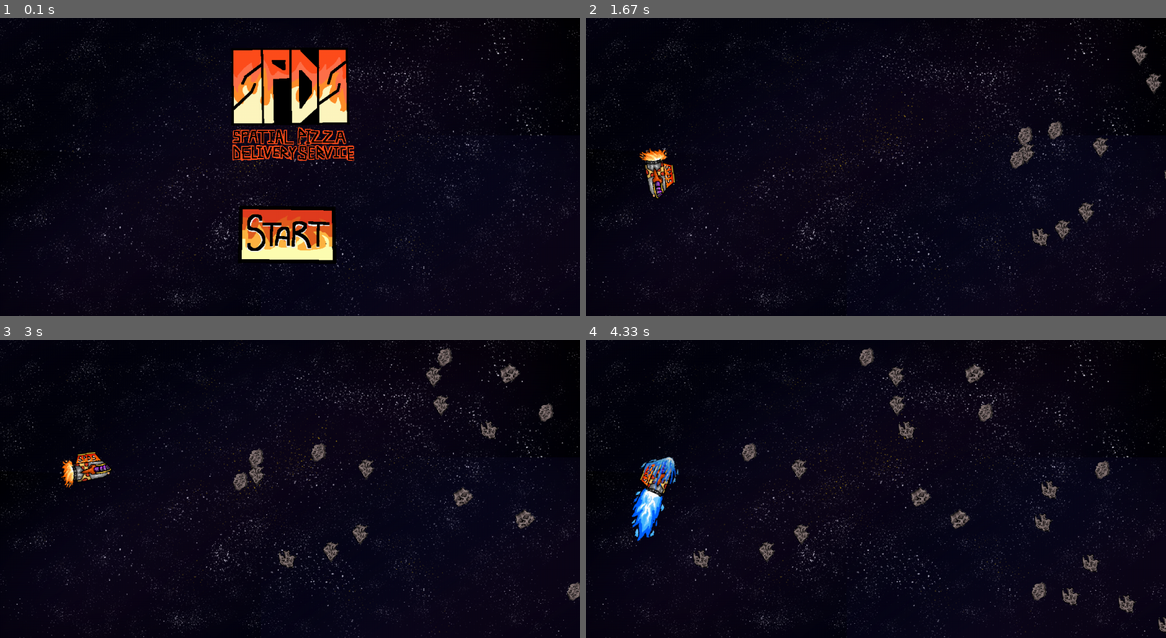
Above: before the commit, frames 1-4 (two rows, left to right).
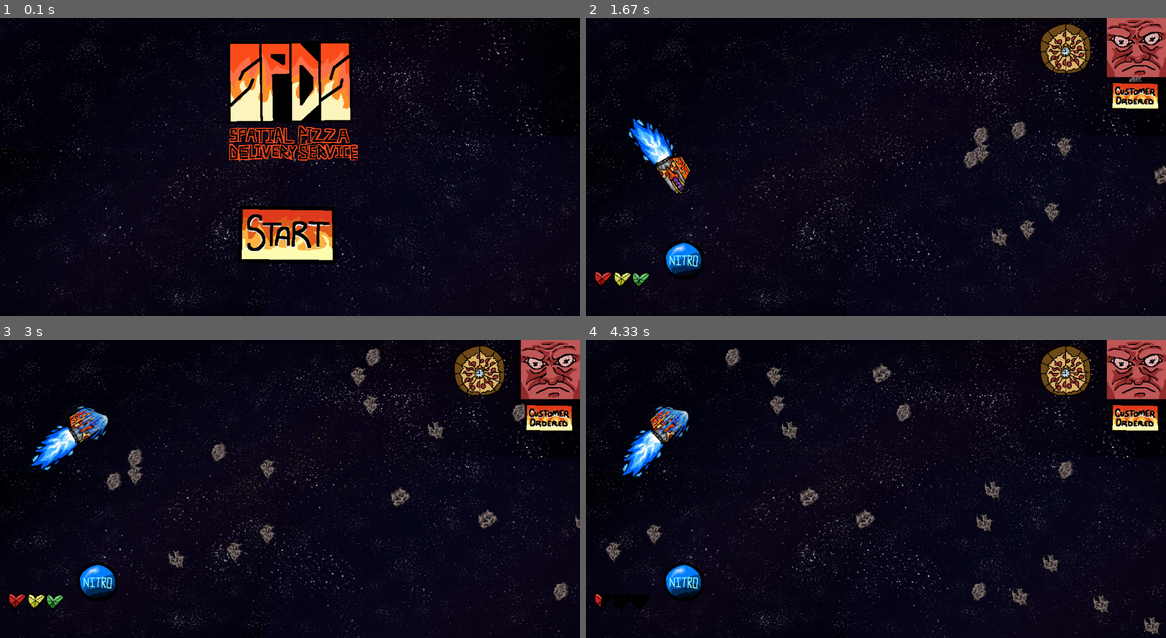
Above: after the commit, the same moments.

Repository: shar1738/SPDS-Pygame
Game: pygame game, started from main.py
The game is run twice, just before and just after one commit, with the same random seed, the same clock (stepped at 60 frames per second) and the same inputs.
Inputs (mouse positions are in pixels of both pictures, inside the frame that each line leads up to):
- Up to frame 1 (0.1 s): no input
- Up to frame 2 (1.67 s): click (876, 92) at 0.38 s; tap Space at 0.83, 1.23, 1.53 s; hold Right 1.17-1.63 s
- Up to frame 3 (3 s): hold Up 1.67-1.97 s; tap Space at 1.73, 2.57, 2.87 s; hold Left from 2.5 s (still down)
- Up to frame 4 (4.33 s): release Left at 3.03 s; hold Down 3.07-3.37 s; tap Space at 3.13, 3.47, 3.77, 3.9, 4.3 s; hold Left 3.4-3.8 s; hold Up 3.83-4.2 s; hold Right from 4.23 s (still down)

The runs differ from the first frame. In frame 1, 4.2% of the frame differs, in the area x 39-62%, y 7-49%; in frame 2, 7.2%; in frame 3, 9.2%; in frame 4, 10%, in the area x 1-100%, y 0-99%.

Commit message:
UI on wxterior mostly done

Diff:
--- a/Entities/asteroids.py
+++ b/Entities/asteroids.py
@@ -1,8 +1,10 @@
 import pygame as pg
 import random
+import sys
 from functions import Animation
 import settings as S
 
+# Configuration for asteroid assets
 ASSET_CONFIG = {
     f"asteroid{i}": {
         "paths": [f"Assets/images/asteroid{i}.png"],
@@ -14,89 +16,114 @@
 
 class Asteroids:
     def __init__(self):
-        # Instead of using load_assets, we manually load each asset using the Animation class.
+        # Preload one-frame animations for each asteroid type
         self.assets = {}
         for name, cfg in ASSET_CONFIG.items():
-            # Use a default animation speed (0.1 seconds per frame) if not specified.
-            speed = cfg.get("speed", 0.1)
-            anim = Animation(cfg["paths"], speed, cfg.get("size"))
+            anim = Animation(cfg["paths"], cfg.get("speed", 0.1), cfg.get("size"))
             self.assets[name] = {
                 "image": anim.get_current_frame(),
                 "hitbox_offset": cfg["hitbox_offset"],
             }
-        self.asteroid_list = []
-        self.is_boosting = False
 
-        # Spawn timer in milliseconds.
-        self.spawn_timer = 0
-        self.spawn_interval = 200
+        self.asteroid_list  = []
+        self.spawn_timer    = 0      # ms until next spawn
+        self.spawn_interval = 200    # spawn every 200 ms
 
     def calc_right(self):
         return S.SCREEN_WIDTH + 50
 
     def spawn_rand(self, amount=1):
         for _ in range(amount):
-            # Randomly choose one of the asteroid assets.
             name, data = random.choice(list(self.assets.items()))
-            img = data["image"]
-            offset = data["hitbox_offset"]
+            img         = data["image"]
+            offset      = data["hitbox_offset"]
 
             x = self.calc_right()
-            # Ensure the asteroid stays within the vertical limits of the screen.
             y = random.randint(0, S.SCREEN_HEIGHT - img.get_height())
             speed = random.uniform(3, 5)
 
             self.asteroid_list.append({
-                "name": name,
-                "image": img,
-                "pos": [x, y],  # Using a mutable list to represent [x, y] position.
-                "speed": speed,
+                "image":        img,
+                "pos":          [x, y],
+                "speed":        speed,
                 "hitbox_offset": offset,
             })
 
     def calculate_hitbox(self, pos, offset):
-        # Unpack the offset, converting any fractional values to integers.
         ox, oy, w, h = offset
-        return pg.Rect(int(pos[0] + ox), int(pos[1] + oy), int(w), int(h))
+        return pg.Rect(
+            int(pos[0] + ox),
+            int(pos[1] + oy),
+            int(w),
+            int(h)
+        )
 
     def update(self, dt):
         """
-        Called every frame with the elapsed time (in ms) since the last frame.
-        Spawns a new asteroid whenever the spawn timer reaches 0.
+        Advance spawn timer and generate new asteroids as needed.
         """
         self.spawn_timer -= dt
         if self.spawn_timer <= 0:
             self.spawn_timer += self.spawn_interval
             self.spawn_rand(1)
 
-    def update_and_draw(self, screen, ship_rect: pg.Rect, ship_mask: pg.Mask, is_boosting: bool):
+    def update_and_draw(self, screen, ship):
+        """
+        Move asteroids, test collisions with `ship`, draw them,
+        handle game over, and remove any that collided or went off-screen.
+        """
+        # If display is closed, do nothing
+        if pg.display.get_surface() is None:
+            return
+
         to_remove = []
+
         for a in self.asteroid_list:
-            # Move the asteroid left; if the ship is boosting, increase its speed.
-            speed_factor = 1.5 if is_boosting else 1.0
+            # Move left; speed up if ship is boosting
+            speed_factor = 1.5 if getattr(ship, 'is_boosting', False) else 1.0
             a["pos"][0] -= a["speed"] * speed_factor
 
-            ast_box = self.calculate_hitbox(a["pos"], a["hitbox_offset"])
+            # Collision test
+            ast_box       = self.calculate_hitbox(a["pos"], a["hitbox_offset"])
             asteroid_mask = pg.mask.from_surface(a["image"])
-            # Calculate the offset between the asteroid and ship for mask collision.
-            offset = (int(ast_box.left - ship_rect.left), int(ast_box.top - ship_rect.top))
+            offset        = (
+                ast_box.left - ship.rect.left,
+                ast_box.top  - ship.rect.top
+            )
 
-            if ship_mask.overlap(asteroid_mask, offset):
-                print(f"Collision with {a['name']}")
+            if ship.mask.overlap(asteroid_mask, offset):
+                ship.take_damage(25)
+
+                # Game over if health depleted
+                if ship.health <= 0:
+                    # Load and blit game over image at center
+                    game_over_img = pg.image.load(
+                        "Assets/images/ui/game_over.png"
+                    ).convert_alpha()
+                    rect = game_over_img.get_rect(
+                        center=(S.SCREEN_WIDTH // 2, S.SCREEN_HEIGHT // 2)
+                    )
+                    screen.blit(game_over_img, rect.topleft)
+                    pg.display.flip()
+                    pg.time.delay(2000)
+                    pg.quit()
+                    sys.exit()
+
                 to_remove.append(a)
                 continue
 
-            # Remove the asteroid if it has moved off the left side of the screen.
+            # Off-screen cleanup
             if ast_box.right < 0:
                 to_remove.append(a)
                 continue
 
-            # Blit the asteroid image; ensure the position is an integer tuple.
-            screen.blit(a["image"], (int(a["pos"][0]), int(a["pos"][1])))
-            # Optionally, draw the hitbox for debugging:
-            # pg.draw.rect(screen, (0, 255, 0), ast_box, 1)
+            # Draw asteroid
+            screen.blit(
+                a["image"],
+                (int(a["pos"][0]), int(a["pos"][1]))
+            )
 
-        # Remove asteroids that have either collided or gone offscreen.
+        # Remove collided/off-screen asteroids
         for a in to_remove:
             if a in self.asteroid_list:
                 self.asteroid_list.remove(a)
--- a/Entities/ship.py
+++ b/Entities/ship.py
@@ -1,87 +1,137 @@
 import pygame as pg
+import time
 from functions import Animation
 
-# Constants governing ship motion and rotation.
-THRUST_POWER = 0.3
-FRICTION = 0.97
-ROTATION_SPEED = 3
+# Constants
+THRUST_POWER       = 0.3
+FRICTION           = 0.97
+ROTATION_SPEED     = 3
+MAX_ANGLE          = 60  # degrees up and down
 
-# Ship visual settings.
-HITBOX_OFFSET = (25, 25, 100, 75)
-SCALE_FACTOR = 2  # Scale the ship's animation frames up by this factor
 
-# Animation dictionary for the ship's appearance when not boosting.
+SCALE_FACTOR       = 2
+
+HEALTH             = 150
+
 BASIC_ANIMATION = {
     "paths": [
+        "Assets/images/ship/fire_mini.png",
         "Assets/images/ship/fire_small.png",
         "Assets/images/ship/fire_medium.png",
         "Assets/images/ship/fire_large.png",
+        "Assets/images/ship/fire_colossal.png",
     ],
-    "size": (100, 100),  # original size; will be scaled up
-    "speed": 0.2,
+    "size":  (100, 100),
+    "speed": 0.15,
 }
 
-# Animation dictionary for the ship's appearance when boosting.
 BOOST_ANIMATION = {
     "paths": [
         "Assets/images/ship/hyper_plasma.png",
+        "Assets/images/ship/hyper_plasma.png",
+        "Assets/images/ship/hyper_plasma.png",
+        "Assets/images/ship/hyper_plasma_extreme.png",
+        "Assets/images/ship/hyper_plasma_extreme.png",
+        "Assets/images/ship/hyper_plasma_extreme.png",
+        "Assets/images/ship/hyper_plasma_extreme.png",
+        "Assets/images/ship/hyper_plasma_extreme.png",
+        "Assets/images/ship/hyper_plasma_extreme.png",
         "Assets/images/ship/hyper_plasma_extreme.png",
     ],
-    "size": (100, 100),
-    "speed": 2.5,
+    "size":  (100, 100),
+    "speed": 0.5,
 }
 
 class Ship:
     def __init__(self, x, y):
-        self.pos = pg.Vector2(x, y)
-        self.vel = pg.Vector2(0, 0)
-        self.hitbox_offset = HITBOX_OFFSET
-        self.angle = 0
+        pg.init()
 
-        # Scale up the animation frames' sizes.
-        basic_size = (BASIC_ANIMATION["size"][0] * SCALE_FACTOR, BASIC_ANIMATION["size"][1] * SCALE_FACTOR)
-        boost_size = (BOOST_ANIMATION["size"][0] * SCALE_FACTOR, BOOST_ANIMATION["size"][1] * SCALE_FACTOR)
+        # Position and movement
+        self.pos             = pg.Vector2(x, y)
+        self.vel             = pg.Vector2(0, 0)
+        self.angle           = 0
+        self.is_boosting     = False
 
-        # Create Animation objects using the scaled-up sizes.
-        self.basic_anim = Animation(BASIC_ANIMATION["paths"], speed=BASIC_ANIMATION["speed"], size=basic_size)
-        self.boost_anim = Animation(BOOST_ANIMATION["paths"], speed=BOOST_ANIMATION["speed"], size=boost_size)
-        self.is_boosting = False
+        # Ship stats
+        self.health          = HEALTH
 
-        # Start with the basic animation frame as the ship image.
-        self.image = self.basic_anim.get_current_frame()
-        self.rect = self.image.get_rect(center=self.pos)
-        self.mask = pg.mask.from_surface(self.image)
+        # Load and scale animations
+        basic_size = (
+            BASIC_ANIMATION["size"][0] * SCALE_FACTOR,
+            BASIC_ANIMATION["size"][1] * SCALE_FACTOR
+        )
+        boost_size = (
+            BOOST_ANIMATION["size"][0] * SCALE_FACTOR,
+            BOOST_ANIMATION["size"][1] * SCALE_FACTOR
+        )
+
+        self.basic_anim = Animation(
+            BASIC_ANIMATION["paths"],
+            speed = BASIC_ANIMATION["speed"],
+            size  = basic_size
+        )
+
+        self.boost_anim = Animation(
+            BOOST_ANIMATION["paths"],
+            speed = BOOST_ANIMATION["speed"],
+            size  = boost_size
+        )
+
+        # Initial frame setup
+        frame      = self.basic_anim.get_current_frame()
+        self.image = frame
+        self.rect  = frame.get_rect(center = self.pos)
+        self.mask  = pg.mask.from_surface(frame)
+
+        # Boost timers
+        self.boost_start_time = 0  # Time when boost started
+        self.boost_duration = 5  # Boost lasts 5 seconds
+        self.boost_cooldown_time = 0  # Time when cooldown started
+        self.boost_cooldown_duration = 5  # 5 second cooldown after boost
 
     def update(self, keys):
-        # Rotate the ship.
+        # Rotation
+        if keys[pg.K_LEFT]:
+            self.angle -= ROTATION_SPEED
         if keys[pg.K_RIGHT]:
-            self.angle = (self.angle + ROTATION_SPEED) % 360
-        if keys[pg.K_LEFT]:
-            self.angle = (self.angle - ROTATION_SPEED) % 360
+            self.angle += ROTATION_SPEED
 
-        # Apply thrust forward/backward.
+        self.angle = max(-MAX_ANGLE, min(MAX_ANGLE, self.angle))
+
+        # Thrust
         if keys[pg.K_UP]:
-            direction = pg.Vector2(0, -1).rotate(self.angle)
-            self.vel += direction * THRUST_POWER
+            forward   = pg.Vector2(0, -1).rotate(self.angle)
+            self.vel += forward * THRUST_POWER
         if keys[pg.K_DOWN]:
-            direction = pg.Vector2(0, 1).rotate(self.angle)
-            self.vel += direction * THRUST_POWER * 0.5
+            backward  = pg.Vector2(0, 1).rotate(self.angle)
+            self.vel += backward * (THRUST_POWER * 0.5)
 
-        self.is_boosting = keys[pg.K_SPACE]
+        # Boost detection
+        current_time = time.time()
 
-        # Apply friction.
+        # Check if boost can be activated (not in cooldown)
+        if keys[pg.K_SPACE]:
+            if self.is_boosting == False and (current_time - self.boost_cooldown_time) > self.boost_cooldown_duration:
+                self.is_boosting = True
+                self.boost_start_time = current_time  # Start boost timer
+
+        # Boost duration and cooldown logic
+        if self.is_boosting:
+            if current_time - self.boost_start_time > self.boost_duration:
+                self.is_boosting = False
+                self.boost_cooldown_time = current_time  # Start cooldown after boost ends
+
+        # Move and apply friction
         self.vel *= FRICTION
+        self.pos += self.vel
 
-        # Update position (with fixed X).
-        self.pos += self.vel
+        # Lock X, clamp Y
         self.pos.x = 150
-
-        # Clamp Y to the screen boundaries.
         w, h = pg.display.get_surface().get_size()
         self.pos.y = max(0, min(h, self.pos.y))
 
     def draw(self, surface):
-        # Select and update the appropriate animation.
+        # Select animation frame
         if self.is_boosting:
             self.boost_anim.update()
             frame = self.boost_anim.get_current_frame()
@@ -89,18 +139,20 @@
             self.basic_anim.update()
             frame = self.basic_anim.get_current_frame()
 
-        # Rotate the selected frame using rotozoom (no additional scaling needed since size is already scaled up).
-        rotated_frame = pg.transform.rotozoom(frame, -self.angle, 1)
-        self.image = rotated_frame
-        self.rect = self.image.get_rect(center=self.pos)
-        self.mask = pg.mask.from_surface(self.image)
+        # Rotate and render ship
+        rotated      = pg.transform.rotozoom(frame, -self.angle, 1)
+        self.image   = rotated
+        self.rect    = rotated.get_rect(center = self.pos)
+        self.mask    = pg.mask.from_surface(rotated)
 
-        # Draw the ship.
         surface.blit(self.image, self.rect.topleft)
 
-    def get_hitbox(self) -> pg.Rect:
-        ox, oy, w, h = self.hitbox_offset
-        return pg.Rect(self.rect.left + ox, self.rect.top + oy, w, h)
+    def take_damage(self, amount: int):
+        # Shield absorbs first, then health
+        if self.health < 0:
+            print('you dead')
+        else:
+            self.health -= amount
 
     def get_mask(self):
         return self.mask
--- a/Scene/exterior_scene.py
+++ b/Scene/exterior_scene.py
@@ -1,8 +1,16 @@
 import pygame as pg
 import sys
+import random
+import time
+from data import EXT_UI_ELEMENTS
 from settings import FPS, SCREEN_WIDTH, SCREEN_HEIGHT
 from Entities.ship import Ship
 from Entities.asteroids import Asteroids  # Your asteroid module
+
+
+def load_scaled_image(path, size):
+    return pg.transform.scale(pg.image.load(path).convert_alpha(), size)
+
 
 class Exterior:
     def __init__(self):
@@ -18,6 +26,76 @@
         self.asteroids = Asteroids()
         self.asteroids.spawn_rand(5)
 
+        # Load and scale UI images
+        self.health_info = EXT_UI_ELEMENTS["health"]
+        self.nitro_info = EXT_UI_ELEMENTS["nitro"]
+        self.costumer_info = EXT_UI_ELEMENTS["costumers"]
+        self.costumer_lbl_info = EXT_UI_ELEMENTS["costumer_label"]
+        self.pizza_timer_info = EXT_UI_ELEMENTS["pizza_timer"]
+
+        self.ui_health_img = load_scaled_image(self.health_info["paths"][0], self.health_info["size"])
+        self.ui_nitro_img = load_scaled_image(self.nitro_info["paths"][0], self.nitro_info["size"])
+        self.costumer_lbl_img = load_scaled_image(self.costumer_lbl_info["paths"][0], self.costumer_lbl_info["size"])
+
+        # Preload pizza timer frames
+        self.pizza_timer_frames = [
+            load_scaled_image(path, self.pizza_timer_info["size"])
+            for path in self.pizza_timer_info["paths"]
+        ]
+        self.current_pizza_timer_img = self.pizza_timer_frames[0]
+        self.pizza_timer_total = random.randint(30, 120)  # 30s to 2 minutes
+        self.pizza_timer_start = time.time()
+        self.pizza_timer_rect = self.pizza_timer_frames[0].get_rect(topright=(SCREEN_WIDTH - 150, 0))
+
+        # Load random customer image and scale it
+        self.ui_costumer_img = load_scaled_image(
+            self.costumer_info["paths"][random.randint(0, len(self.costumer_info["paths"]) - 1)],
+            self.nitro_info["size"]
+        )
+
+        # Position customer at the top-right corner
+        self.ui_costumer_rect = self.ui_costumer_img.get_rect(topright=(SCREEN_WIDTH, 0))
+        self.costumer_lbl_rect = self.costumer_lbl_img.get_rect(topright=(SCREEN_WIDTH, 100))
+
+        # Position health bottom-left and nitro just to the right
+        self.ui_health_rect = self.ui_health_img.get_rect(bottomleft=(10, SCREEN_HEIGHT - 10))
+        self.ui_nitro_rect = self.ui_nitro_img.get_rect(bottomleft=(self.ui_health_rect.right + 10, SCREEN_HEIGHT - 50))
+
+    def update_ui(self):
+        max_health = 150
+        step = 25
+        index = min(len(self.health_info["paths"]) - 1, (max_health - self.player_ship.health) // step)
+        self.ui_health_img = load_scaled_image(self.health_info["paths"][index], self.health_info["size"])
+
+        # Nitro boost status
+        nitro_index = 1 if self.player_ship.is_boosting else 0
+        self.ui_nitro_img = load_scaled_image(self.nitro_info["paths"][nitro_index], self.nitro_info["size"])
+
+        # Pizza timer countdown
+        elapsed = time.time() - self.pizza_timer_start
+        remaining = max(0, self.pizza_timer_total - elapsed)
+
+        num_progress_frames = len(self.pizza_timer_frames) - 2
+
+        if remaining > 0:
+            percent_complete = 1 - (remaining / self.pizza_timer_total)
+            frame_index = int(percent_complete * num_progress_frames)
+        else:
+            frame_index = len(self.pizza_timer_frames) - 1  # Final frame: run_out.png
+
+        self.current_pizza_timer_img = self.pizza_timer_frames[frame_index]
+
+        # Only reset after fully displaying run_out.png for 1 second
+        if frame_index == len(self.pizza_timer_frames) - 1:
+            if not hasattr(self, "run_out_time"):
+                self.run_out_time = time.time()
+            elif time.time() - self.run_out_time > 1.0:
+                self.pizza_timer_total = random.randint(30, 120)
+                self.pizza_timer_start = time.time()
+                del self.run_out_time
+        elif hasattr(self, "run_out_time"):
+            del self.run_out_time
+
     def run(self):
         while True:
             dt = self.clock.tick(FPS)
@@ -30,16 +108,20 @@
             self.player_ship.update(keys)
             self.asteroids.update(dt)
 
+            self.update_ui()
+
             self.screen.blit(self.background, (0, 0))
             self.player_ship.draw(self.screen)
-            self.asteroids.update_and_draw(
-                self.screen,
-                self.player_ship.rect,
-                self.player_ship.get_mask(),
-                self.player_ship.is_boosting
-            )
+            self.asteroids.update_and_draw(self.screen, self.player_ship)
+
+            self.screen.blit(self.ui_health_img, self.ui_health_rect)
+            self.screen.blit(self.ui_nitro_img, self.ui_nitro_rect)
+            self.screen.blit(self.ui_costumer_img, self.ui_costumer_rect)
+            self.screen.blit(self.costumer_lbl_img, self.costumer_lbl_rect)
+            self.screen.blit(self.current_pizza_timer_img, self.pizza_timer_rect)
 
             pg.display.flip()
 
+
 if __name__ == "__main__":
     Exterior().run()
--- a/Scene/main_menu.py
+++ b/Scene/main_menu.py
@@ -11,7 +11,7 @@
 
 class MainMenu:
     SPACING = 20  # spacing between buttons
-    UI_AREA_RATIO = 9 / 10  # UI takes up one-third of the window
+    UI_AREA_RATIO = 9.5 / 10  # UI takes up one-third of the window
 
     def __init__(self):
         pg.init()
--- /dev/null
+++ b/data.py
@@ -0,0 +1,30 @@
+# Load UI image paths and sizes
+EXT_UI_ELEMENTS = {
+    "costumers": {
+        "paths": [f"Assets/images/ui/costumer{i}.png" for i in range(1, 6)],
+        "size": (256, 256)
+    },
+    "pizza_timer": {
+        "paths": [
+            "Assets/images/ui/full_time.png",
+            *[f"Assets/images/ui/pt{i}.png" for i in range(1, 12)],
+            "Assets/images/ui/run_out.png"
+        ],
+        "size": (128, 128)
+    },
+    "health": {
+        "paths": [f"Assets/images/ui/a_{i}h.png" for i in range(1, 8)],
+        "size": (128, 128)
+    },
+    "nitro": {
+        "paths": [
+            "Assets/images/ui/nitro_locked.png",
+            "Assets/images/ui/nitro_unlocked.png"
+        ],
+        "size": (128, 128)
+    },
+    "costumer_label": {
+        "paths": ["Assets/images/ui/costumer_label.png"],
+        "size": (128, 128)
+    }
+}
--- a/main.py
+++ b/main.py
@@ -1,6 +1,7 @@
 import pygame as pg
 import settings as S
 from scene_manager import SCENES
+
 
 
 class Main:
Binary file added: Assets/images/ship/fire_colossal.png
Binary file changed: Assets/images/ship/fire_large.PNG
Binary file changed: Assets/images/ship/fire_medium.PNG
Binary file added: Assets/images/ship/fire_mini.PNG
Binary file removed: Assets/images/spaceman.png
Binary file added: Assets/images/ui/a_1h.PNG
Binary file added: Assets/images/ui/a_2h.PNG
Binary file added: Assets/images/ui/a_3h.PNG
Binary file added: Assets/images/ui/a_4h.PNG
Binary file added: Assets/images/ui/a_5h.PNG
Binary file added: Assets/images/ui/a_6h.PNG
Binary file added: Assets/images/ui/a_7h.PNG
(and 23 more such lines)
